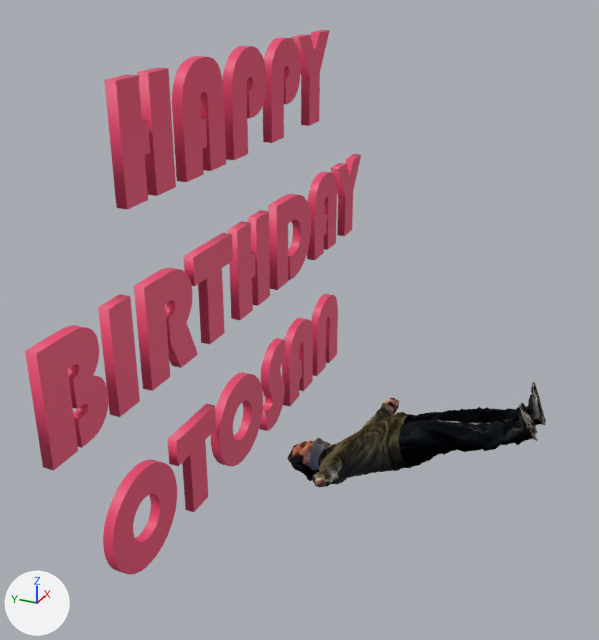
A saved change to the glTF model gltfs/human.gltf.
Both versions are drawn from a 50 mm camera at (-4.44, -1.25, 3.32) aimed at (-0.24, 0.65, 1.22). The axes (+X, +Y, +Z) are drawn at lower left. The lights are the same throughout. Where no turn or scale is listed for an object, it has been applied to the vertices.

Names of what the first picture shows: 'Mesh_0.001', 'Text'.
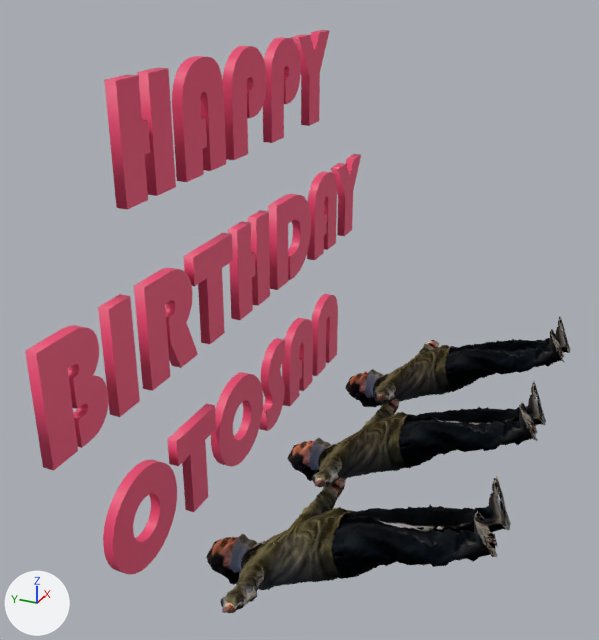
Pixel boxes [x1, y1, x2, y2] of what changed, in the pictures (599 x 640 px):
```json
{"object": "Mesh_0.005", "change": "added", "after": [206, 474, 511, 614], "on screen": "black"}
{"object": "Mesh_0.004", "change": "added", "after": [345, 316, 571, 407], "on screen": "black"}
```

Scene script edits in JSON lines:
```json
{"op": "add", "block": "me_mesh_0_005", "code": ["me_mesh_0_005 = bpy.data.meshes.new('Mesh_0.005')", "me_mesh_0_005.from_pydata(...)  # 10074 vertices, 20138 faces; spans x -0.76..0.8, y -0.83..0.8, z -0.05..0.92", "me_mesh_0_005.materials.append(mat_material_0_001)  # picture img_map_7238a633_fcba_4d30_839c_ed22502cf5ed_densified_mesh_textured_2048"]}
{"op": "add", "block": "me_mesh_0_004", "code": ["me_mesh_0_004 = bpy.data.meshes.new('Mesh_0.004')", "me_mesh_0_004.from_pydata(...)  # 10074 vertices, 20138 faces; spans x -0.76..0.8, y -0.83..0.8, z -0.05..0.92", "me_mesh_0_004.materials.append(mat_material_0_001)  # picture img_map_7238a633_fcba_4d30_839c_ed22502cf5ed_densified_mesh_textured_2048"]}
{"op": "add", "block": "ob_mesh_0_005", "code": ["ob_mesh_0_005 = bpy.data.objects.new('Mesh_0.005', me_mesh_0_005)", "ob_mesh_0_005.location = (-1.104, 0.0, 0.0)"]}
{"op": "add", "block": "ob_mesh_0_004", "code": ["ob_mesh_0_004 = bpy.data.objects.new('Mesh_0.004', me_mesh_0_004)", "ob_mesh_0_004.location = (1.085, 0.0, 0.0)"]}
```
